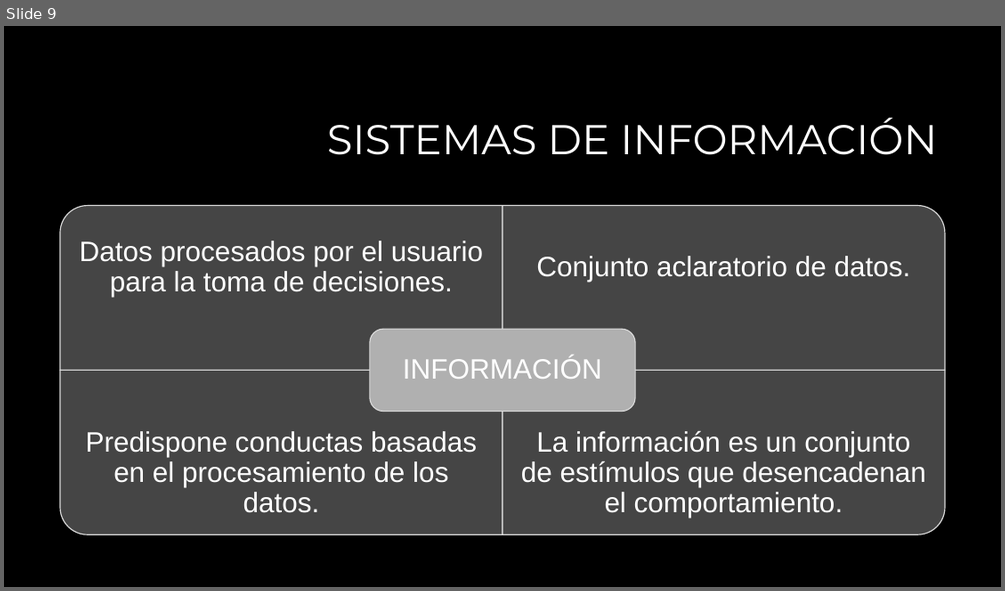
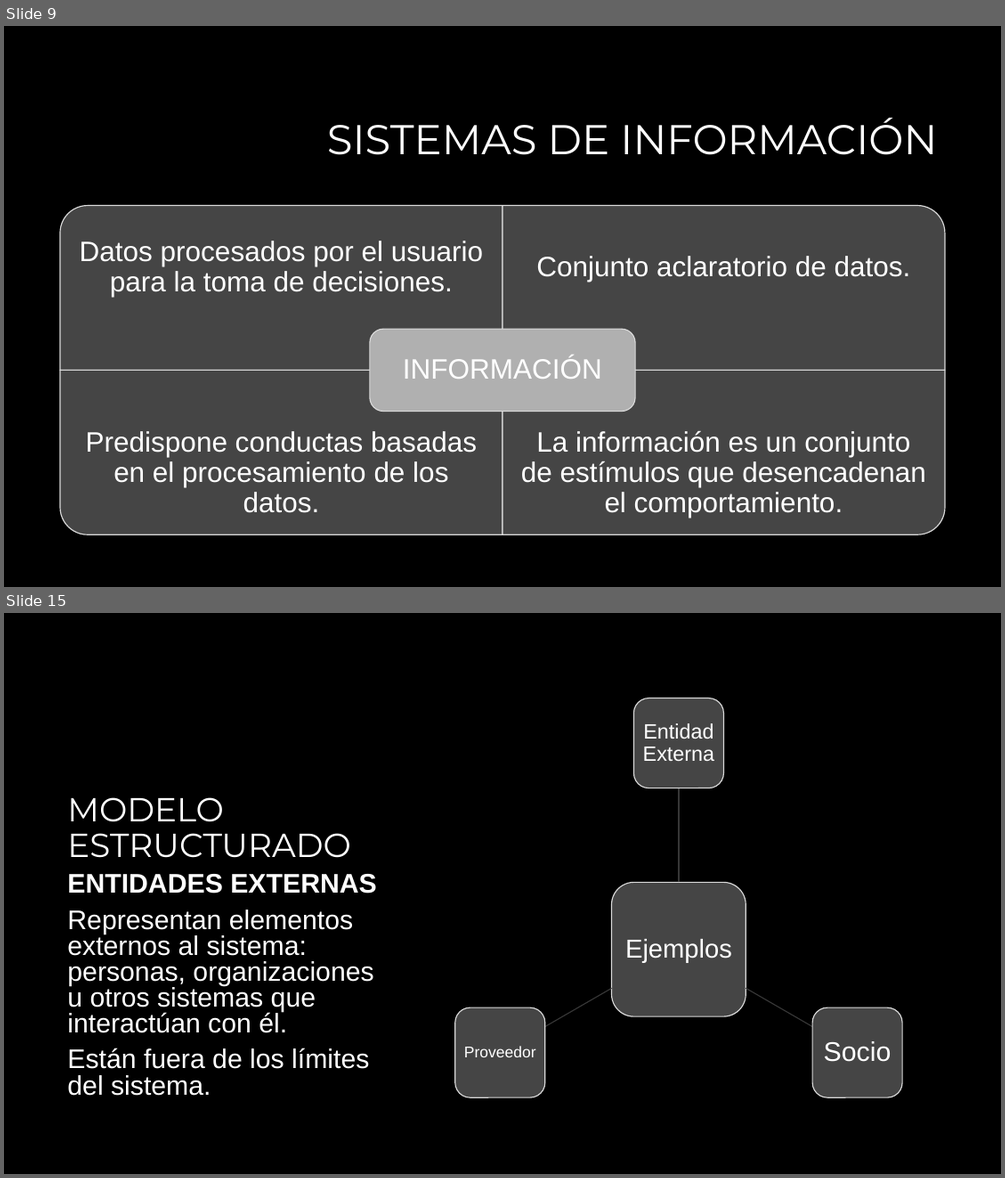
Before and after one commit to zherar7ordoya/AP3, a slide deck: Metodología de Desarrollo de Sistemas I/1er Parcial Metodologia I 2021 (Parte B).pptx. Shown one above the other, each under a label of ours: slide 9 before the commit, slides 9 and 15 after it; the slides between them are not shown. The pictures are 1005x591 and 1005x1178 pixels, drawn with LibreOffice and Linux fonts; fonts in the diff are those of the drawing; background and template pictures are left out. Boxes give left, top, right and bottom in pixels: in the first picture for what was removed or moved away, otherwise in the second. Text is boxed around its words. In the diff, an @@ line names an element or a change of style, - is before the commit and + after.

```diff
--- a/Metodología de Desarrollo de Sistemas I/1er Parcial Metodologia I 2021 (Parte B).pptx
+++ b/Metodología de Desarrollo de Sistemas I/1er Parcial Metodologia I 2021 (Parte B).pptx
@@ slide 15 added at (4,613,1001,1174), background #000000 @@
@@ title added at (67,797,351,858), 32 pt, text #FFFFFF @@
+MODELO ESTRUCTURADO
@@ text added at (67,874,377,1095), 25.9 pt, text #FFFFFF @@
+ENTIDADES EXTERNAS
+Representan elementos externos al sistema: personas, organizaciones u otros sistemas que interactúan con él.
+Están fuera de los límites del sistema.
@@ group added at (455,698,902,1097): 4 rounded rectangles, 4 texts, 3 freeform shapes @@
+Ejemplos
+Entidad Externa
+Socio
+Proveedor
```
Also in this commit, not shown: 2 slides changed, 5 other slides added.
